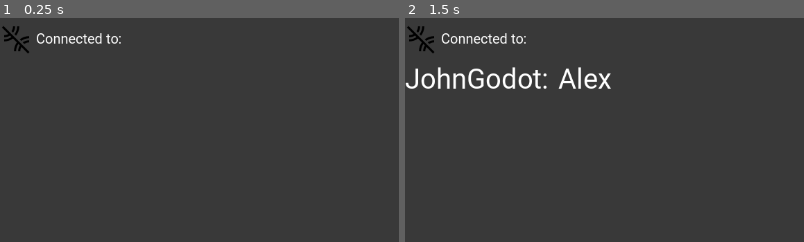
Above: before the commit, frames 1-2 (left to right).
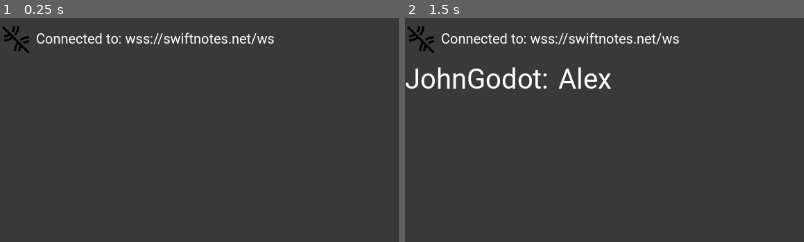
Above: after the commit, the same moments.

Repository: wilcockj/GodotChatClient
Game: Godot game, scene res://scenes/MainChat/MainChat.tscn
Two runs of this game, one before a commit and one after it. Both use one fixed random seed, a clock stepped at 60 frames per second and the inputs below.
Inputs (mouse positions are % of the whole screen's width and height, from its top left):
- Up to frame 1 (0.25 s): no input
- Up to frame 2 (1.5 s): click (44, 90) at 0.52 s; type "Alex" at 0.6 s; click "Send Message" at 1.25 s
The pictures show only the part of the screen within x 0-50%, y 0-50%; the shares and areas given below are measured in that part.

The runs differ from the first frame. In frame 1, 0.8% of the frame differs, in the area x 31-69%, y 6-13%; in frame 2, 0.8%.

Commit message:
fixed font thing and added retry on initial disconnecT

Diff:
--- a/scenes/Chat/Chat.gd
+++ b/scenes/Chat/Chat.gd
@@ -2,6 +2,17 @@
 var chat_id = "0"
 @export var chat_label: RichTextLabel
 @export var name_label: Label
+
+func _ready():
+	set_font_defaults(40)
+
+func set_font_defaults(font_size):
+	chat_label.add_theme_font_size_override("normal_font_size",font_size)
+	chat_label.add_theme_font_size_override("bold_font_size",font_size)
+	chat_label.add_theme_font_size_override("italics_font_size",font_size)
+	chat_label.add_theme_font_size_override("bold_italics_font_size",font_size)
+	chat_label.add_theme_font_size_override("mono_font_size",font_size)
+	name_label.add_theme_font_size_override("font_size",font_size)
 
 func set_size_for_wrap():
 	# Gets the size of a line, needs to be checked
--- a/scenes/Chat/Chat.tscn
+++ b/scenes/Chat/Chat.tscn
@@ -26,7 +26,6 @@
 layout_mode = 2
 size_flags_vertical = 1
 mouse_filter = 1
-theme_override_font_sizes/font_size = 40
 
 [node name="MarginContainer" type="MarginContainer" parent="HBoxContainer"]
 layout_mode = 2
@@ -36,20 +35,6 @@
 [node name="RichChat_Label" type="RichTextLabel" parent="HBoxContainer/MarginContainer"]
 layout_mode = 2
 mouse_filter = 1
-theme_override_font_sizes/normal_font_size = 40
-theme_override_font_sizes/bold_font_size = 40
-theme_override_font_sizes/italics_font_size = 40
-theme_override_font_sizes/bold_italics_font_size = 40
-theme_override_font_sizes/mono_font_size = 40
 fit_content = true
 
-[node name="Chat_Label" type="Label" parent="HBoxContainer/MarginContainer"]
-layout_mode = 2
-size_flags_horizontal = 3
-size_flags_vertical = 1
-mouse_filter = 1
-theme_override_colors/font_color = Color(0.85098, 0.85098, 0.85098, 1)
-theme_override_font_sizes/font_size = 40
-autowrap_mode = 3
-
 [connection signal="resized" from="HBoxContainer/MarginContainer/RichChat_Label" to="." method="_on_rich_chat_label_resized"]
--- a/scenes/MainChat/MainChat.gd
+++ b/scenes/MainChat/MainChat.gd
@@ -17,6 +17,8 @@
 var virtual_keyboard_handled = false
 var virtual_keyboard_height = 0
 var bottom_menu_size = 0
+var opened_once = false # variable to check if ever successfully connected
+						# to enable retry if first connection fails
 @export var retry_timer: Timer
 
 @export var text_input: TextEdit
@@ -112,8 +114,6 @@
 	gui_vbox.size.y += delta_height
 
 func _subtract_keyboard_height_deferred(timer):
-	var cutout = DisplayServer.get_display_cutouts()
-	var safe = DisplayServer.get_display_safe_area()
 	virtual_keyboard_height = DisplayServer.virtual_keyboard_get_height()
 	_adjust_gui_vbox_size(-virtual_keyboard_height+bottom_menu_size)
 	timer.queue_free()
@@ -141,6 +141,7 @@
 	socket.poll()
 	var state = socket.get_ready_state()
 	if state == WebSocketPeer.STATE_OPEN:
+		opened_once = true
 		if connection_state == DISCONNECTED:
 			connection_state = CONNECTED
 			play_connect_sound()
@@ -176,7 +177,8 @@
 		var code = socket.get_close_code()
 		var reason = socket.get_close_reason()
 
-		if connection_state == CONNECTED:
+		if connection_state == CONNECTED or not opened_once:
+			opened_once = true
 			connection_state = DISCONNECTED
 			play_disconnect_sound()
 			connection_indicator.texture = disconnection_image
--- a/scenes/MainChat/MainChat.tscn
+++ b/scenes/MainChat/MainChat.tscn
@@ -47,6 +47,7 @@
 
 [node name="Url_Label" type="Label" parent="CanvasLayer/Control/VBoxContainer/StatusBar"]
 layout_mode = 2
+size_flags_horizontal = 3
 theme_override_fonts/font = ExtResource("3_4h8rv")
 theme_override_font_sizes/font_size = 20
 
